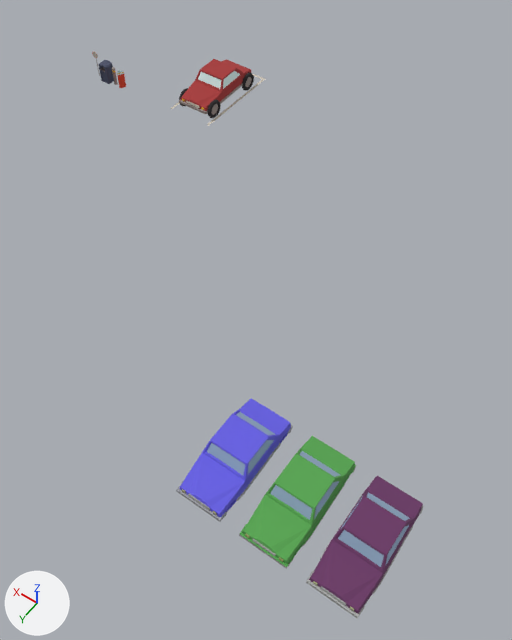
One commit to the Blender file Assets/_Game/assets.blend: the scene before it, then after it.
Both versions are drawn from a 50 mm lens placed at (-19.4, 20.2, 17.7), pointed at (-10.6, 7.9, -1.6). The axes (+X, +Y, +Z) are drawn at lower left. The lights are the same throughout. The first picture is the older version.

In view in the first picture: 'Bin', 'Bollard', 'Car01', 'Car02', 'Car03', 'Car04', 'Sale Bollard Cover', 'Wheel', 'Wheel.001' and 2 more.
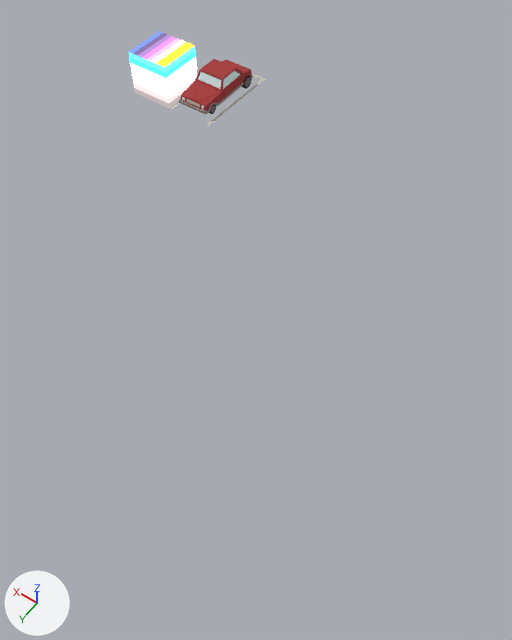
Where the change shows, as pixel boxes [x1, y1, x2, y2] in the pictures (512 x 640 px; the box of a moved part takes in the faces that stretch with it):
'Car04', deleted (purple): before [306, 476, 424, 618]
'Car03', deleted (green): before [239, 436, 356, 569]
'Car02', deleted (blue): before [176, 398, 293, 522]
'Cube', added: after [129, 31, 197, 108]
'Car01', reshaped, modifiers changed: before [179, 59, 251, 114]; after [179, 59, 253, 114]
'Bin', hidden: before [99, 60, 114, 84]
'Wheel', moved, rescaled: before [208, 100, 221, 118]; after [209, 104, 216, 114]
'Wheel.001', moved: before [242, 73, 254, 91]; after [241, 75, 252, 89]
'Sale Bollard Cover', hidden: before [117, 70, 126, 88]
'Bollard', hidden: before [112, 67, 118, 85]
part 1 of me_car01, moved or reshaped: before [179, 69, 251, 113]; after [180, 70, 253, 113]

Patch to the scene script:
```diff
--- a/Assets/_Game/assets.blend.py
+++ b/Assets/_Game/assets.blend.py
@@ mat_pallete_lights @@
+mat_pallete_lights = bpy.data.materials.new('Pallete_Lights')
+# uses the picture img_pallete_png
@@ me_car01 @@
 # used by ob_car01; location = (-3.0, 0.0, -0.46); rotation_euler = (-4.712, 0.0, 0.0), in degrees (-270, 0, 0); scale = (1.0, 1.0, 1.02)
-me_car01.from_pydata(...)  # 269 vertices, 208 faces; spans x -0.75..0.75, y 0.73..1.61, z -1.73..1.46
+me_car01.from_pydata(...)  # 218 vertices, 182 faces; spans x -0.75..0.0, y 0.73..1.61, z -1.73..1.46
+# me_car01 part 1
+# 140 vertices are removed from x -0.72..0.75, y 0.73..1.61, z -1.73..1.46
+# 137 faces are deleted
+# 4 vertices in x -0.63..-0.15, y 0.96..1.02, z -1.65..-1.62 move by (0.0, 0.09, 0.03)
+# 4 vertices in x -0.7..-0.68, y 0.78..0.82, z -1.46..-1.05 move by (0.07, 0.0, 0.0)
+# 3 vertices in x -0.54..-0.33, y 0.94, z -1.68..-1.65 move by (0.0, 0.06, 0.02)
+# 3 vertices in x -0.44..-0.33, y 0.85, z -1.68..-1.66 move by (0.0, 0.04, 0.0)
+# 3 vertices in x -0.72, y 0.73..0.81, z 1.27..1.3 move by (0.0, 0.0, -0.04)
+# 8 vertices move from x -0.68..-0.33, y 0.73..0.94, z -1.68..-1.43 to x -0.68..-0.33, y 0.73..1.0, z -1.68..-1.48
+# 73 vertices are added at x -0.73..0.0, y 0.73..1.18, z -1.66..1.26
+# 9 new vertices lie (0.0, 0.05, 0.0) away from vertices in x -0.69..0.0, y 0.83..0.9, z -1.66..1.2
+# 7 new vertices lie (0.09, 0.0, 0.0) away from vertices in x -0.73..-0.7, y 0.73..0.92, z -1.38..-1.04
+# 111 new faces join them
 me_car01.materials.append(mat_pallete)
@@ me_cube_005 @@
+me_cube_005.from_pydata(...)  # a box spanning x -1.0..1.0, y -1.0..1.0, z -1.0..1.0
+me_cube_005.materials.append(mat_pallete_lights)
@@ ob_car04 @@
-ob_car04 = bpy.data.objects.new('Car04', me_car04)
-ob_car04.location = (-17.85, 13.35, 0.0)
-ob_car04.rotation_euler = (-4.712, 0.0, 0.0)  # degrees (-270, 0, 0)
-ob_car04.scale = (1.0, 1.0, 1.02)
@@ ob_car03 @@
-ob_car03 = bpy.data.objects.new('Car03', me_car03)
-ob_car03.location = (-15.9, 13.35, 0.0)
-ob_car03.rotation_euler = (-4.712, 0.0, 0.0)  # degrees (-270, 0, 0)
-ob_car03.scale = (1.0, 1.0, 1.02)
@@ ob_car02 @@
-ob_car02 = bpy.data.objects.new('Car02', me_car02)
-ob_car02.location = (-13.92, 13.35, 0.0)
-ob_car02.rotation_euler = (-4.712, 0.0, 0.0)  # degrees (-270, 0, 0)
-ob_car02.scale = (1.0, 1.0, 1.02)
@@ ob_car01 @@
 ob_car01.scale = (1.0, 1.0, 1.02)
+_m = ob_car01.modifiers.new('Mirror', 'MIRROR')
+_m.use_clip = True
@@ ob_wheel @@
 ob_wheel = bpy.data.objects.new('Wheel', me_torus)
-ob_wheel.location = (-3.74, 1.29, 0.28)
+ob_wheel.location = (-3.61, 1.3, 0.25)
 ob_wheel.rotation_euler = (0.0, 3.142, 0.0)  # degrees (0, 180, 0)
-ob_wheel.scale = (1.37, 1.37, 1.37)
@@ ob_wheel_001 @@
 ob_wheel_001 = bpy.data.objects.new('Wheel.001', me_torus)
-ob_wheel_001.location = (-3.73, -1.07, 0.26)
+ob_wheel_001.location = (-3.61, -1.06, 0.24)
 ob_wheel_001.rotation_euler = (0.0, 3.142, 0.0)  # degrees (0, 180, 0)
@@ ob_bin @@
 _m = ob_bin.modifiers.new('Mirror', 'MIRROR')
 _m.use_clip = True
+ob_bin.hide_set(True)  # its collection is switched off
@@ ob_bollard @@
 ob_bollard.location = (1.0, 2.0, 0.0)
+ob_bollard.hide_set(True)  # its collection is switched off
@@ ob_sale_bollard_cover @@
 ob_sale_bollard_cover.location = (0.64, 2.0, 0.0)
+ob_sale_bollard_cover.hide_set(True)  # its collection is switched off
@@ ob_cube @@
+ob_cube = bpy.data.objects.new('Cube', me_cube_005)
+ob_cube.location = (0.0, 0.0, 0.0)
```
